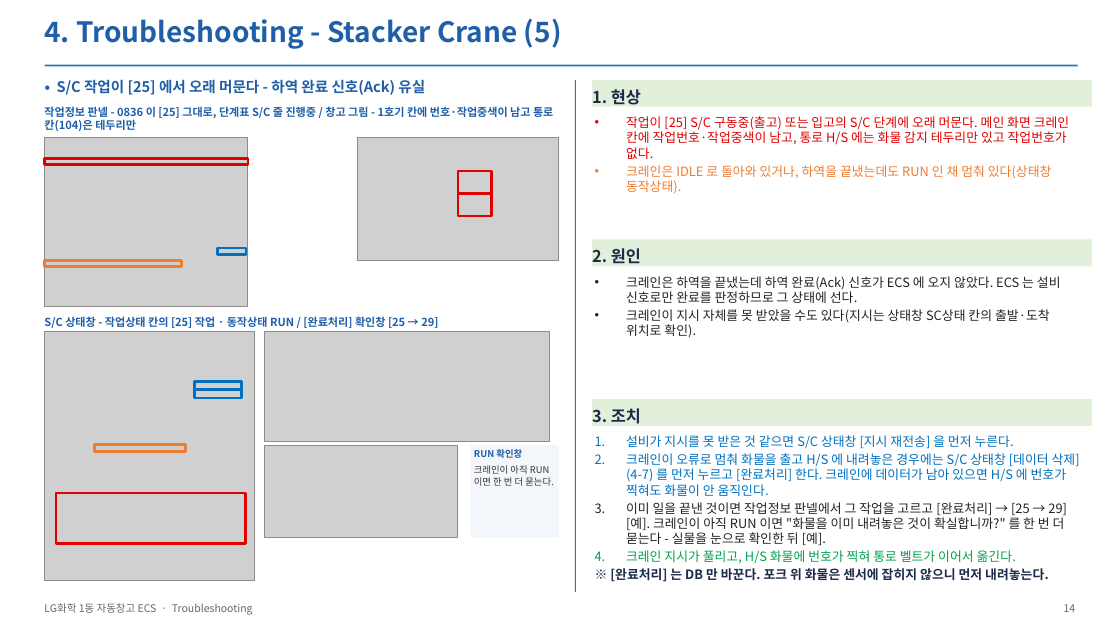
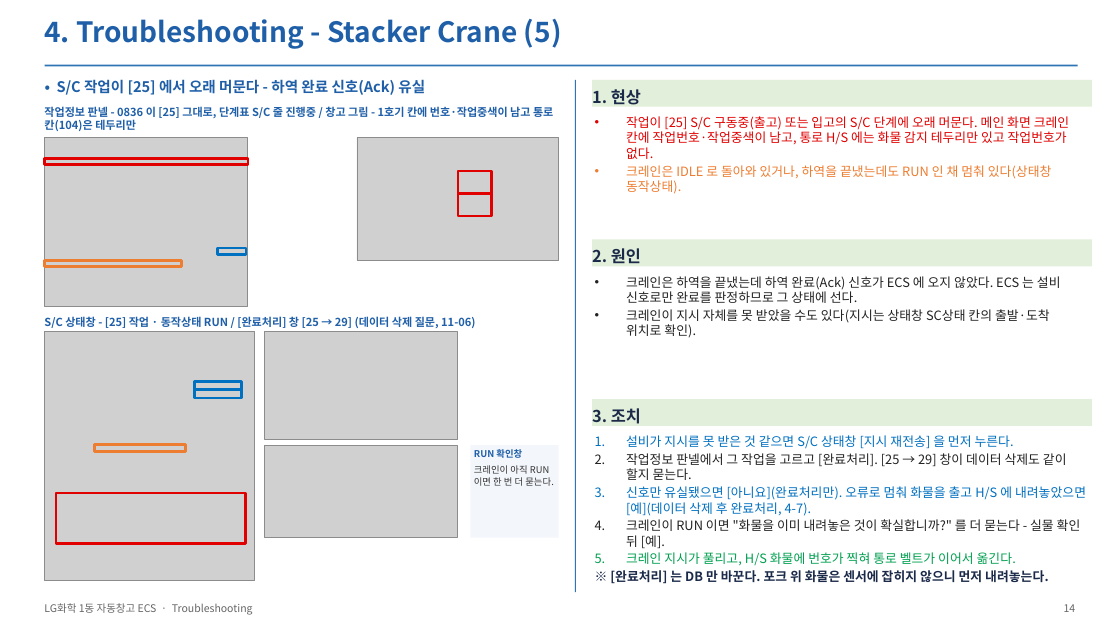
Before and after one commit to yeorijby-coder/LGLS_ALL, a slide deck: slide 14 of docs/산출물_20261110/05_ECS_Troubleshooting_1105.pptx. Drawn at 1120x630 pixels with LibreOffice and Linux fonts; fonts in the diff are those of the drawing; grey boxes stand for pictures. Boxes give left, top, right and bottom in pixels: in the first picture for what was removed or moved away, otherwise in the second. Text is boxed around its words. In the diff, an @@ line names an element or a change of style, - is before the commit and + after.

```diff
--- a/docs/산출물_20261110/05_ECS_Troubleshooting_1105.pptx
+++ b/docs/산출물_20261110/05_ECS_Troubleshooting_1105.pptx
@@ text at [44,316,475,328]: text changed @@
-S/C 상태창 - 작업상태 칸의 [25] 작업 · 동작상태 RUN / [완료처리] 확인창 [25 → 29]
+S/C 상태창 - [25] 작업 · 동작상태 RUN / [완료처리] 창 [25 → 29] (데이터 삭제 질문, 11-06)
@@ picture: place and size @@
-picture at [265,332,549,441]
+picture at [265,332,458,439]
@@ text at [626,453,1086,548]: text changed @@
-2. 크레인이 오류로 멈춰 화물을 출고 H/S 에 내려놓은 경우에는 S/C 상태창 [데이터 삭제](4-7) 를 먼저 누르고 [완료처리] 한다. 크레인에 데이터가 남아 있으면 H/S 에 번호가 찍혀도 화물이 안 움직인다.
-3. 이미 일을 끝낸 것이면 작업정보 판넬에서 그 작업을 고르고 [완료처리] → [25 → 29] [예]. 크레인이 아직 RUN 이면 "화물을 이미 내려놓은 것이 확실합니까?" 를 한 번 더 묻는다 - 실물을 눈으로 확인한 뒤 [예].
+2. 작업정보 판넬에서 그 작업을 고르고 [완료처리]. [25 → 29] 창이 데이터 삭제도 같이 할지 묻는다.
+3. 신호만 유실됐으면 [아니요](완료처리만). 오류로 멈춰 화물을 출고 H/S 에 내려놓았으면 [예](데이터 삭제 후 완료처리, 4-7).
+4. 크레인이 RUN 이면 "화물을 이미 내려놓은 것이 확실합니까?" 를 더 묻는다 - 실물 확인 뒤 [예].
```
Also in this commit, not shown: 5 other slides changed, 19 other files.
